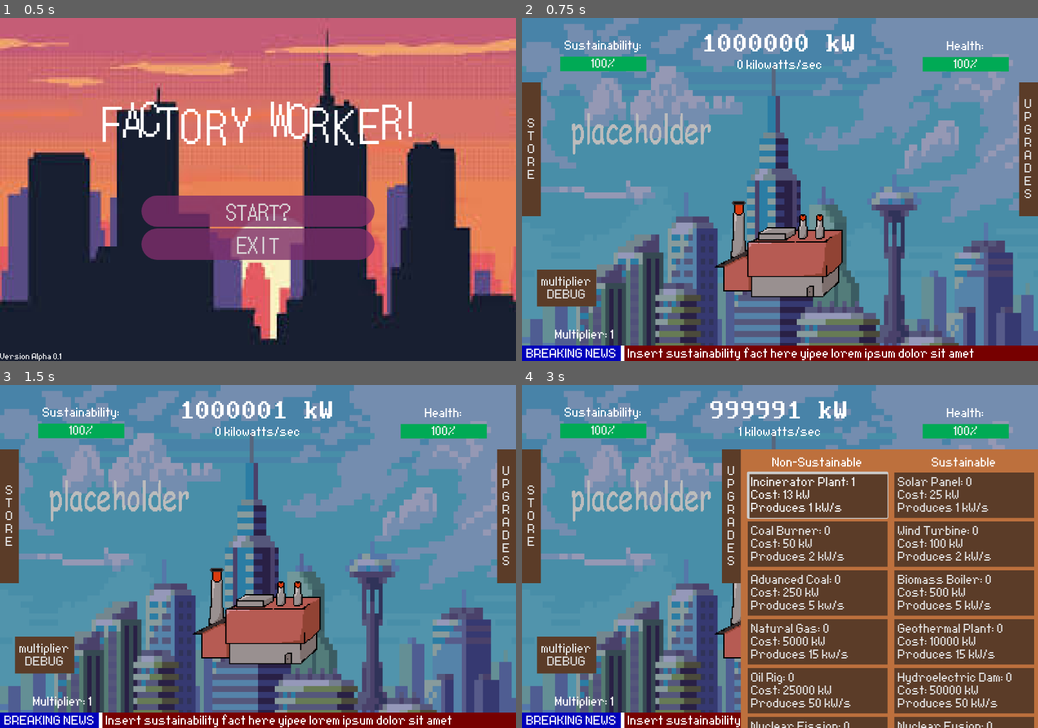
Above: before the commit, frames 1-4 (two rows, left to right).
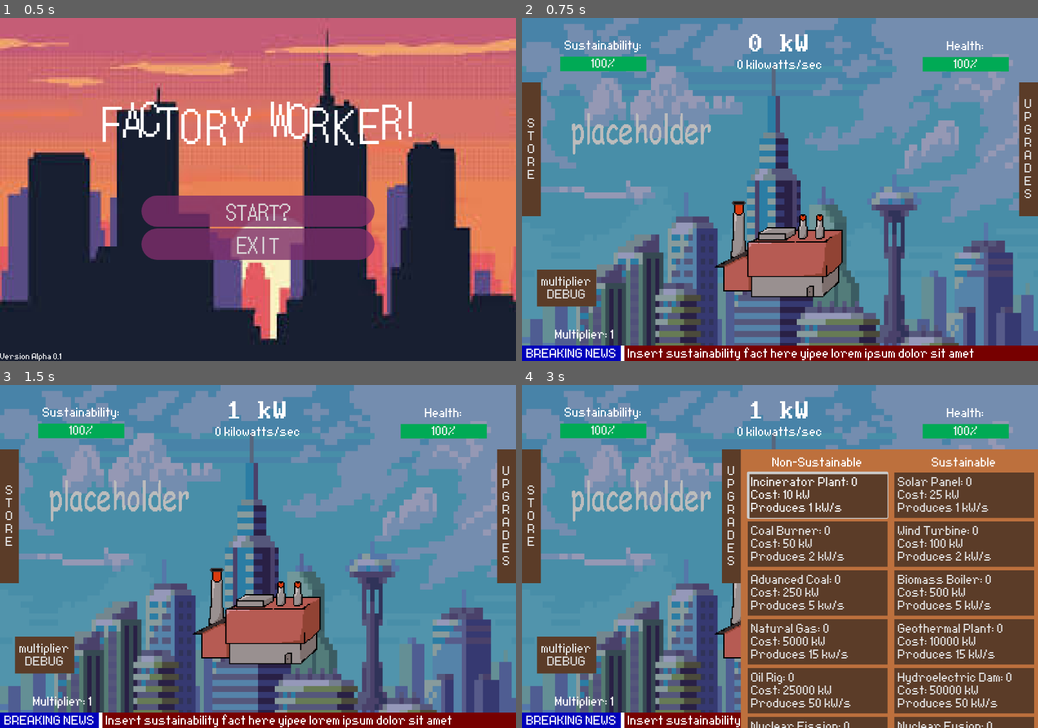
Above: after the commit, the same moments.

Repository: chu0029/SusGame
Game: Godot game, scene res://scenes/menu_start.tscn
Two runs of this game, one before a commit and one after it. Both use one fixed random seed, a clock stepped at 60 frames per second and the inputs below.
Inputs (mouse positions are in pixels of both pictures, inside the frame that each line leads up to):
- Up to frame 1 (0.5 s): no input
- Up to frame 2 (0.75 s): click "START?" at 0.5 s
- Up to frame 3 (1.5 s): click (258, 611) at 1.25 s
- Up to frame 4 (3 s): click "U P G R A D E S" at 2 s; click "Incinerator Plant: 0 Cost: 10…" at 2.75 s

Frame 1 is identical in both runs. In frame 2, 0.6% of the frame differs, in the area x 35-65%, y 4-10%; in frame 3, 0.7%; in frame 4, 0.9%, in the area x 36-65%, y 4-33%.

Commit message:
0
lol i changed start power to 0

Diff:
--- a/scripts/gametest.gd
+++ b/scripts/gametest.gd
@@ -30,7 +30,7 @@
 #export labels (i forgor why we need this)
 @export var healthbutton: Label
 
-var power: int = 1000000 #set all variables needed to increase power
+var power: int = 0 #set all variables needed to increase power
 var multiplier : int = 1
 var automult : int = 0
 
